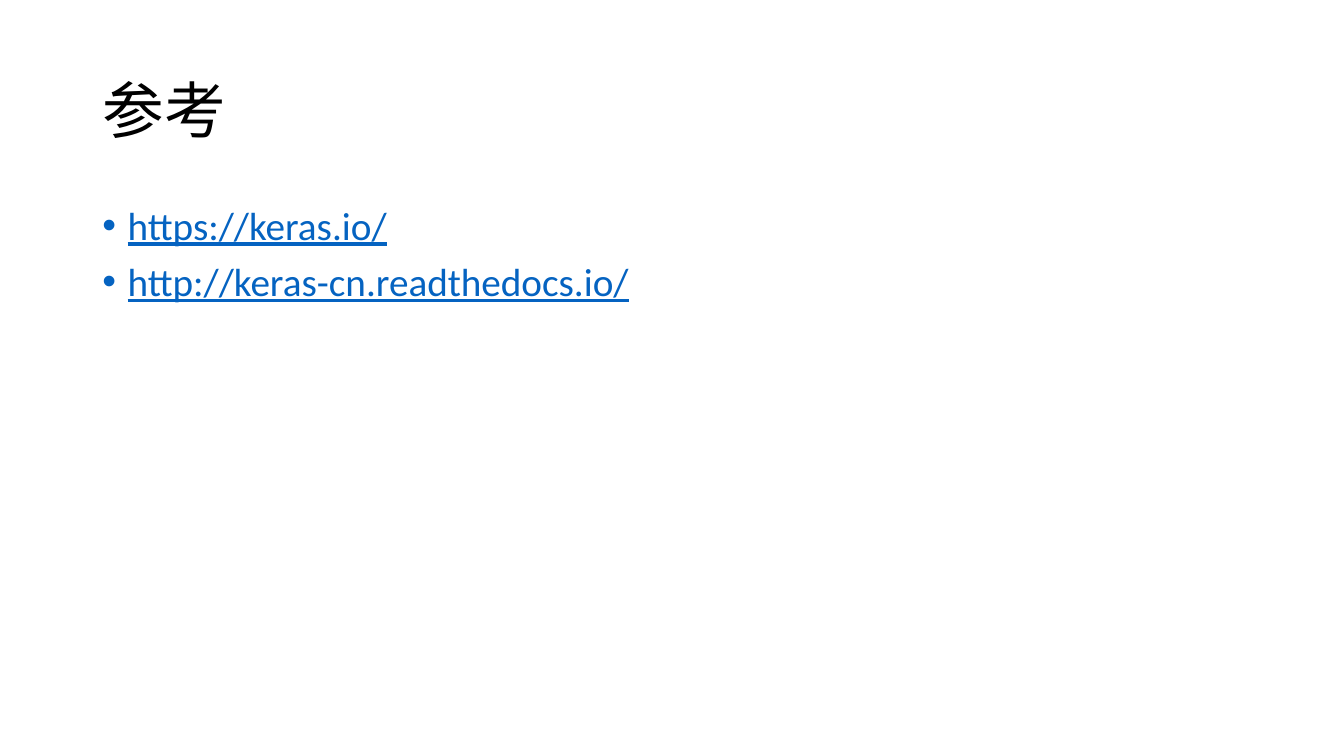
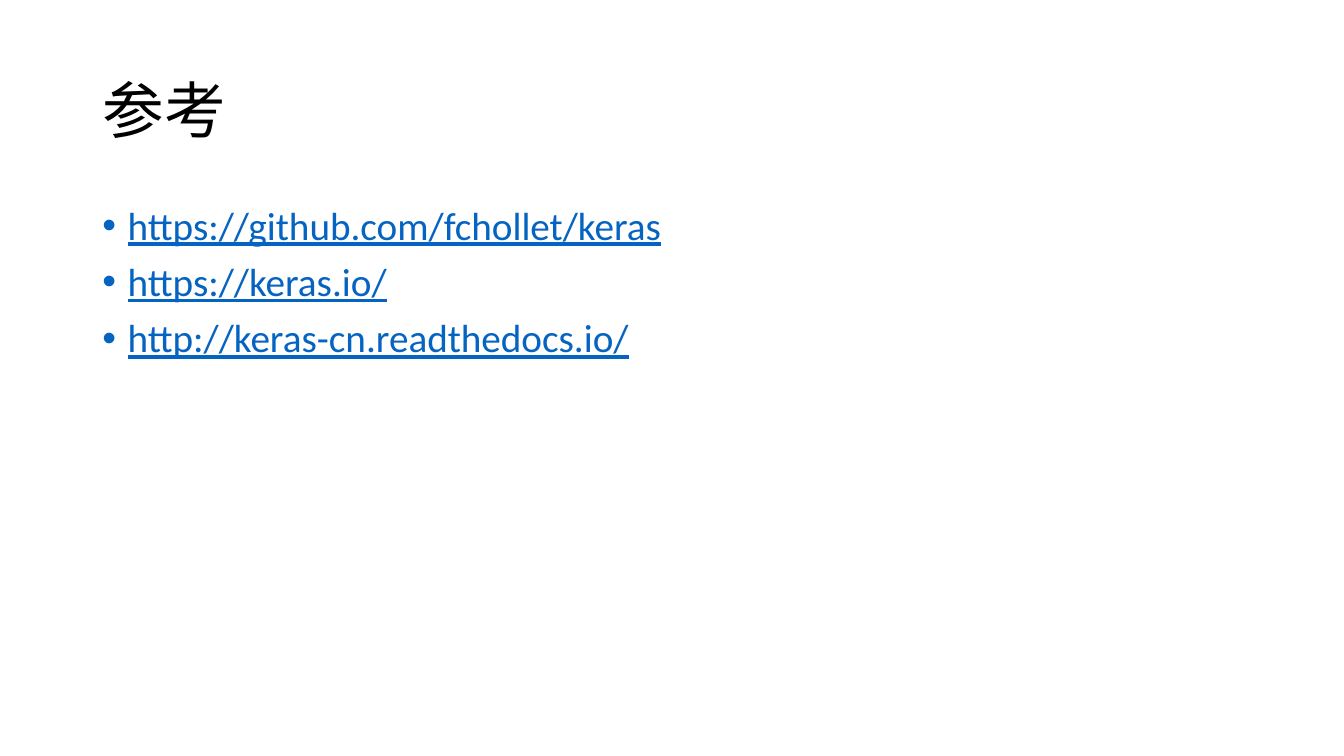
Before and after one commit to foamliu/Learning-DL, a slide deck: slide 8 of keras/Keras.pptx (slide 3 before the commit). Drawn at 1344x756 pixels with LibreOffice and Linux fonts; fonts in the diff are those of the drawing. Boxes give left, top, right and bottom in pixels: in the first picture for what was removed or moved away, otherwise in the second. Text is boxed around its words. In the diff, an @@ line names an element or a change of style, - is before the commit and + after.

Commit message:
Keras slides

```diff
--- a/keras/Keras.pptx
+++ b/keras/Keras.pptx
@@ text at bbox=[128, 212, 661, 247]: paragraph added @@
+• https://github.com/fchollet/keras
```
Also in this commit, not shown: 2 other slides changed, 5 slides added, 1 other file.
